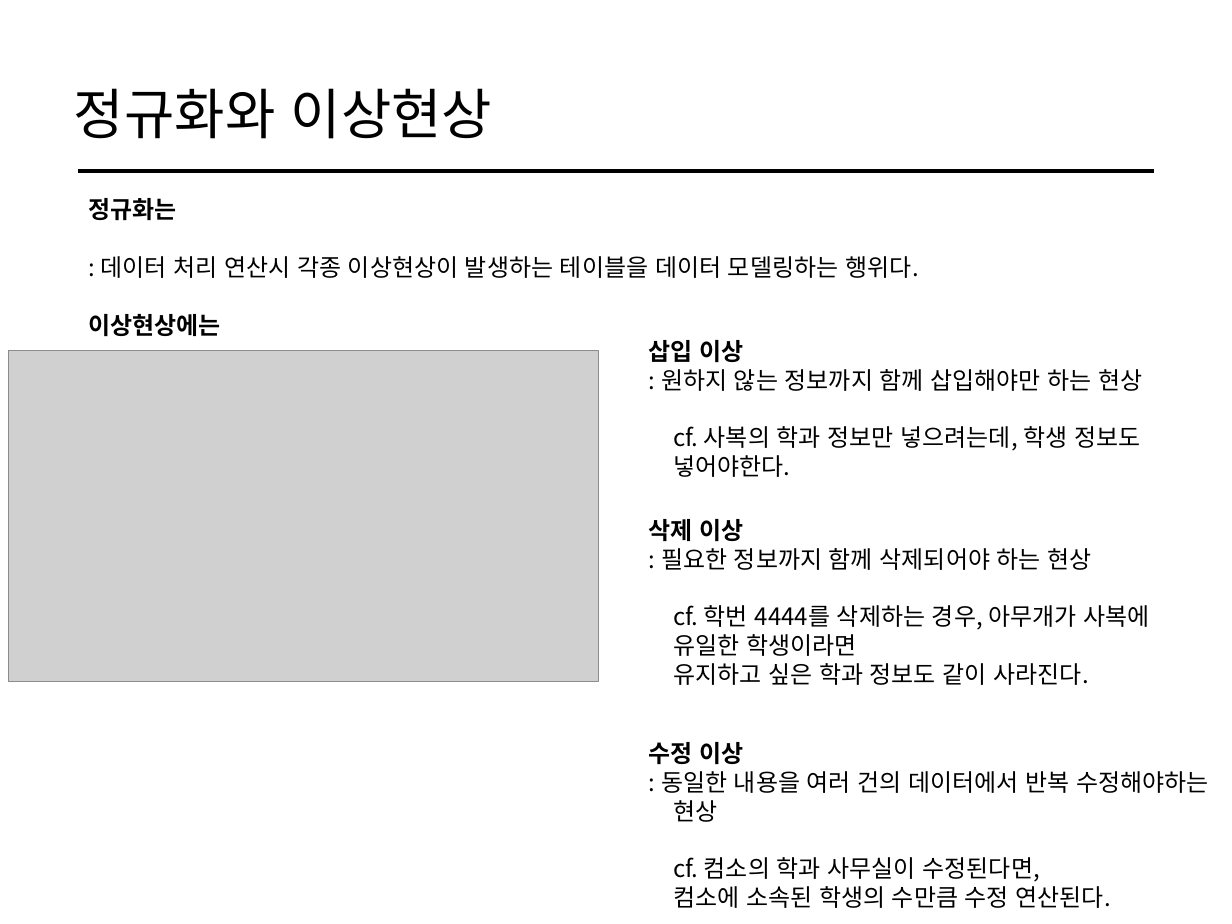
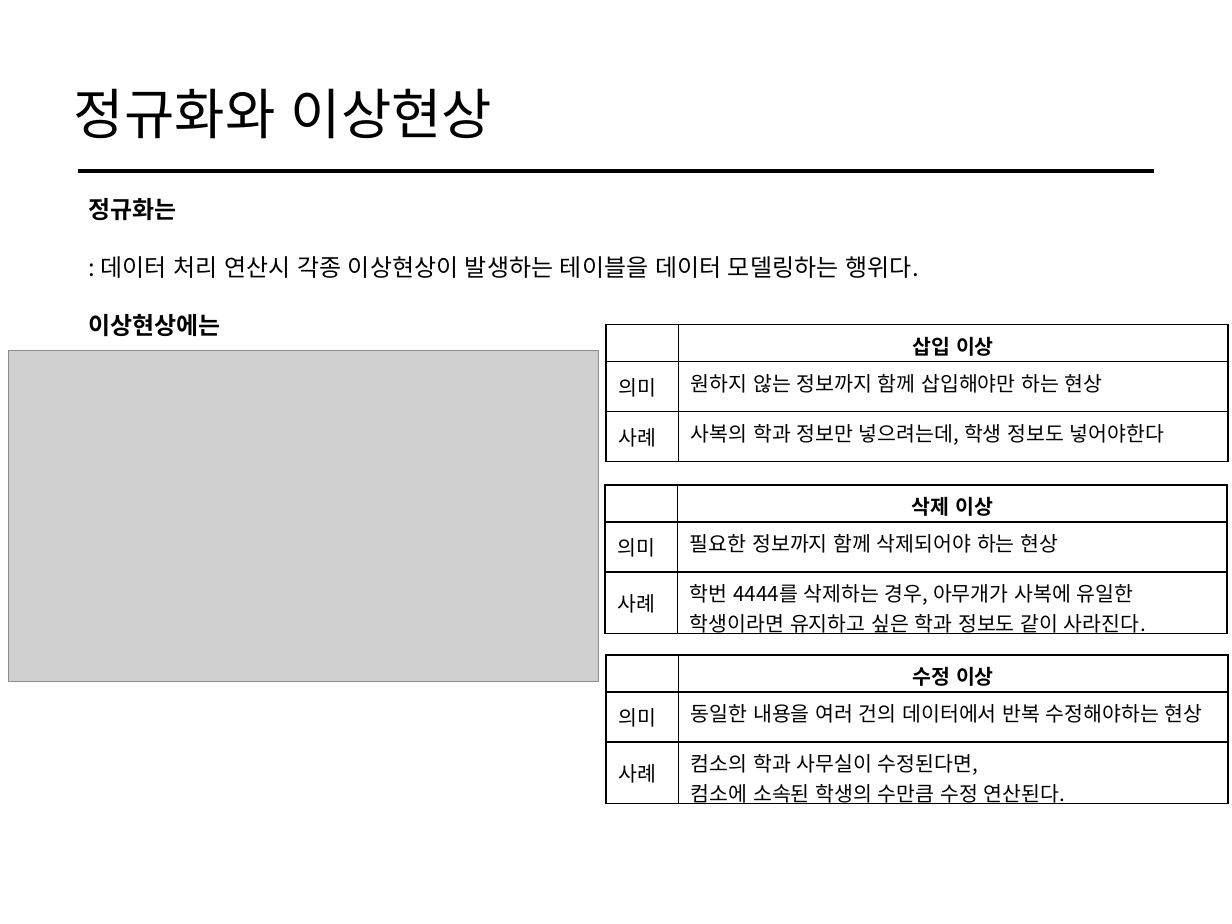
Before and after one commit to cs-study-org/cs-study, a slide deck: slide 6 of 21/yongki/TableDesign&Relations.pptx. Drawn at 1232x924 pixels with LibreOffice and Linux fonts; fonts in the diff are those of the drawing; grey boxes stand for pictures. Boxes give left, top, right and bottom in pixels: in the first picture for what was removed or moved away, otherwise in the second. Text is boxed around its words. In the diff, an @@ line names an element or a change of style, - is before the commit and + after.

```diff
--- a/21/yongki/TableDesign&Relations.pptx
+++ b/21/yongki/TableDesign&Relations.pptx
@@ table added at (606, 325, 1228, 462), 3 rows, 2 columns @@
+ | 삽입 이상
+의미 | 원하지 않는 정보까지 함께 삽입해야만 하는 현상
+사례 | 사복의 학과 정보만 넣으려는데, 학생 정보도 넣어야한다
@@ text removed at (649, 340, 1143, 477) @@
-삽입 이상
-: 원하지 않는 정보까지 함께 삽입해야만 하는 현상
-cf. 사복의 학과 정보만 넣으려는데, 학생 정보도 넣어야한다.
@@ table added at (605, 485, 1227, 638), 3 rows, 2 columns @@
+ | 삭제 이상
+의미 | 필요한 정보까지 함께 삭제되어야 하는 현상
+사례 | 학번 4444를 삭제하는 경우, 아무개가 사복에 유일한 학생이라면 유지하고 싶은 학과 정보도 같이 사라진다.
@@ text removed at (649, 519, 1149, 685) @@
-삭제 이상
-: 필요한 정보까지 함께 삭제되어야 하는 현상
-cf. 학번 4444를 삭제하는 경우, 아무개가 사복에 유일한 학생이라면
-유지하고 싶은 학과 정보도 같이 사라진다.
@@ table added at (606, 655, 1228, 816), 3 rows, 2 columns @@
+ | 수정 이상
+의미 | 동일한 내용을 여러 건의 데이터에서 반복 수정해야하는 현상
+사례 | 컴소의 학과 사무실이 수정된다면, 컴소에 소속된 학생의 수만큼 수정 연산된다.
@@ text removed at (649, 742, 1208, 908) @@
-수정 이상
-: 동일한 내용을 여러 건의 데이터에서 반복 수정해야하는 현상
-cf. 컴소의 학과 사무실이 수정된다면,
-컴소에 소속된 학생의 수만큼 수정 연산된다.
```
Also in this commit, not shown: 3 other slides changed, 1 slide added, 2 slides removed, 1 other file.
